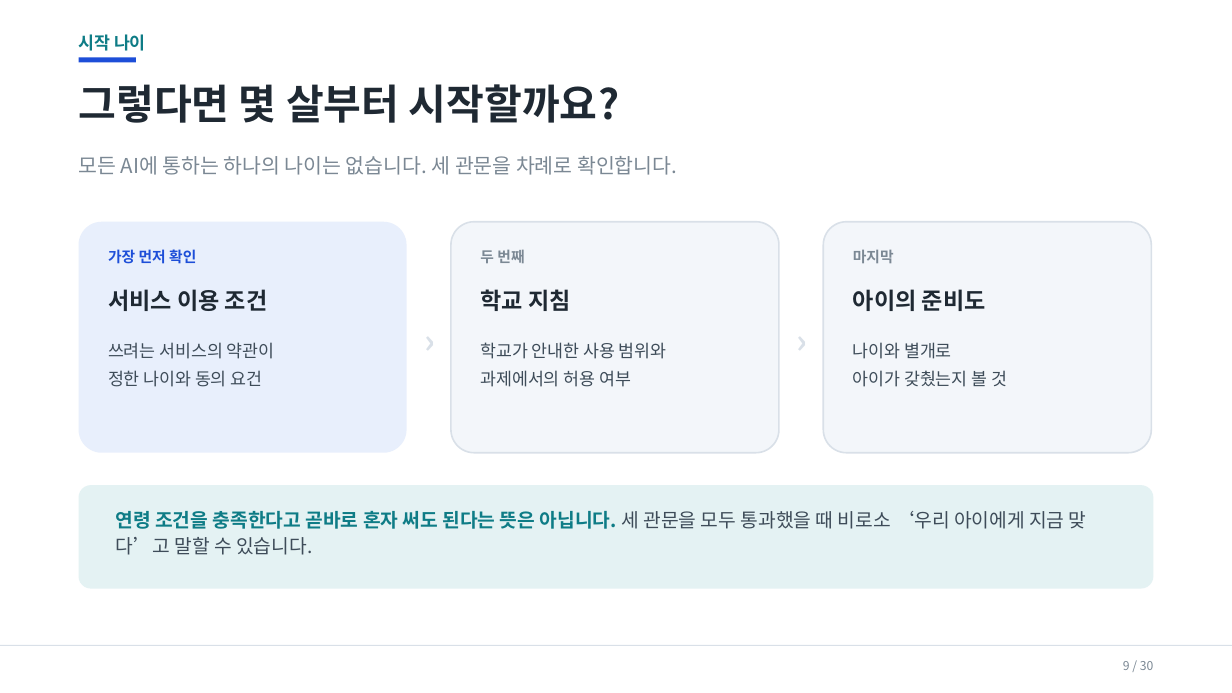
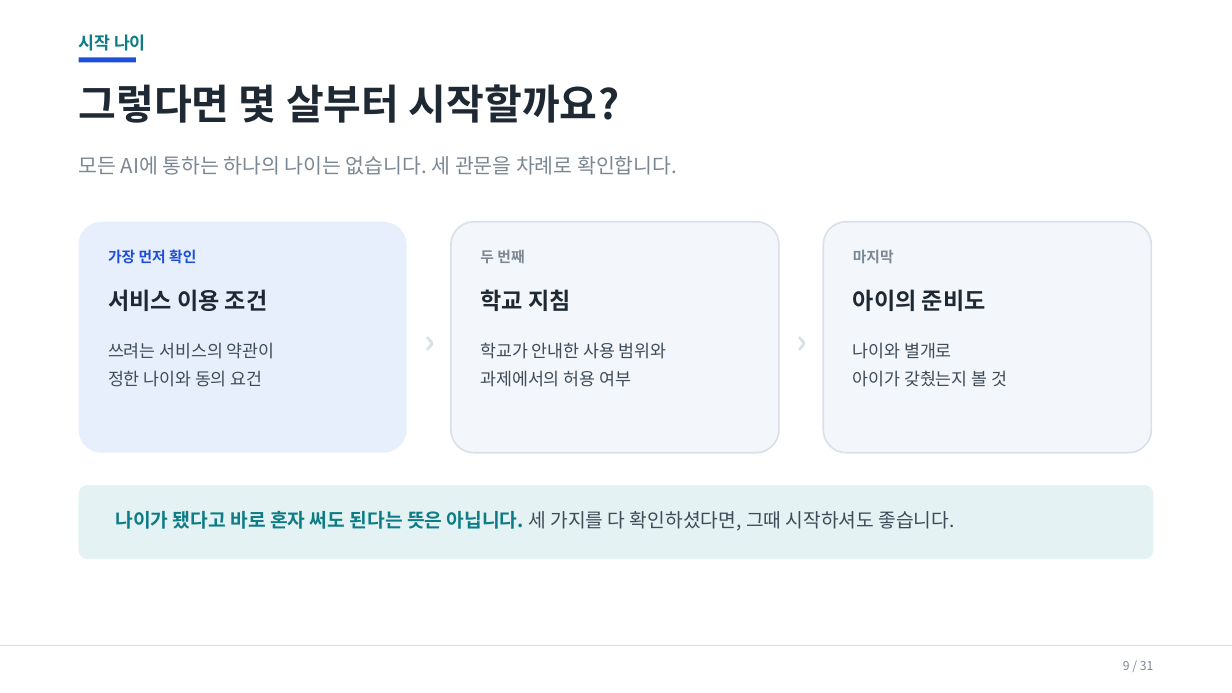
Before and after one commit to superynr/-, a slide deck: slide 9 of parent-ai-training/AI시대_학부모연수_20260917.pptx. Drawn at 1232x693 pixels with LibreOffice and Linux fonts; fonts in the diff are those of the drawing. Boxes give left, top, right and bottom in pixels: in the first picture for what was removed or moved away, otherwise in the second. Text is boxed around its words. In the diff, an @@ line names an element or a change of style, - is before the commit and + after.

```diff
--- a/parent-ai-training/AI시대_학부모연수_20260917.pptx
+++ b/parent-ai-training/AI시대_학부모연수_20260917.pptx
@@ rounded rectangle: place and size @@
-rounded rectangle at <box>79,485,1153,589</box>
+rounded rectangle at <box>79,485,1153,559</box>
@@ text at <box>115,511,954,531</box>: text changed @@
-연령 조건을 충족한다고 곧바로 혼자 써도 된다는 뜻은 아닙니다. 세 관문을 모두 통과했을 때 비로소 ‘우리 아이에게 지금 맞다’고 말할 수 있습니다.
+나이가 됐다고 바로 혼자 써도 된다는 뜻은 아닙니다. 세 가지를 다 확인하셨다면, 그때 시작하셔도 좋습니다.
@@ text at <box>1123,661,1154,670</box>: text changed @@
-9 / 30
+9 / 31
```
Also in this commit, not shown: 29 other slides changed, 1 slide added, 7 other files.
